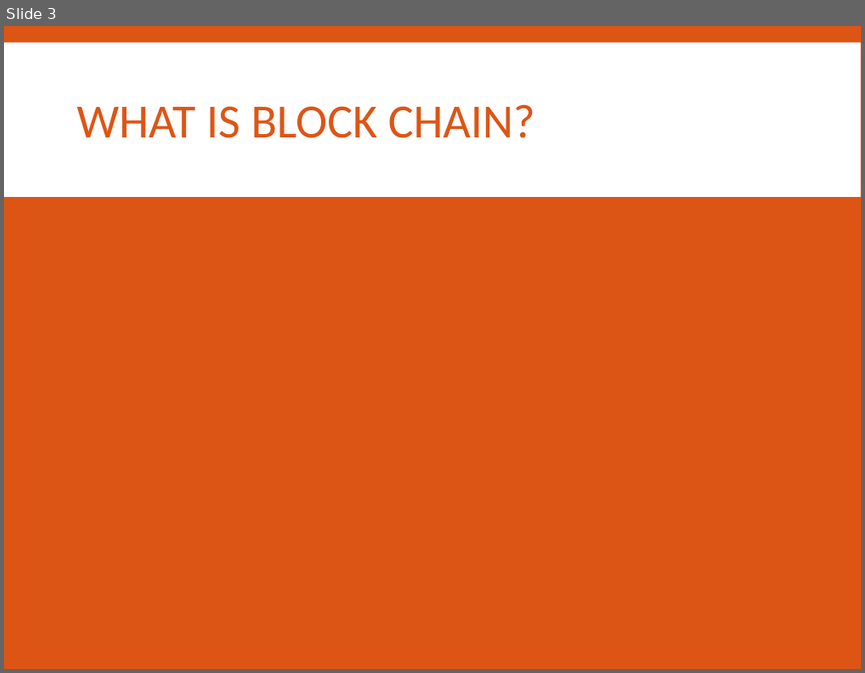
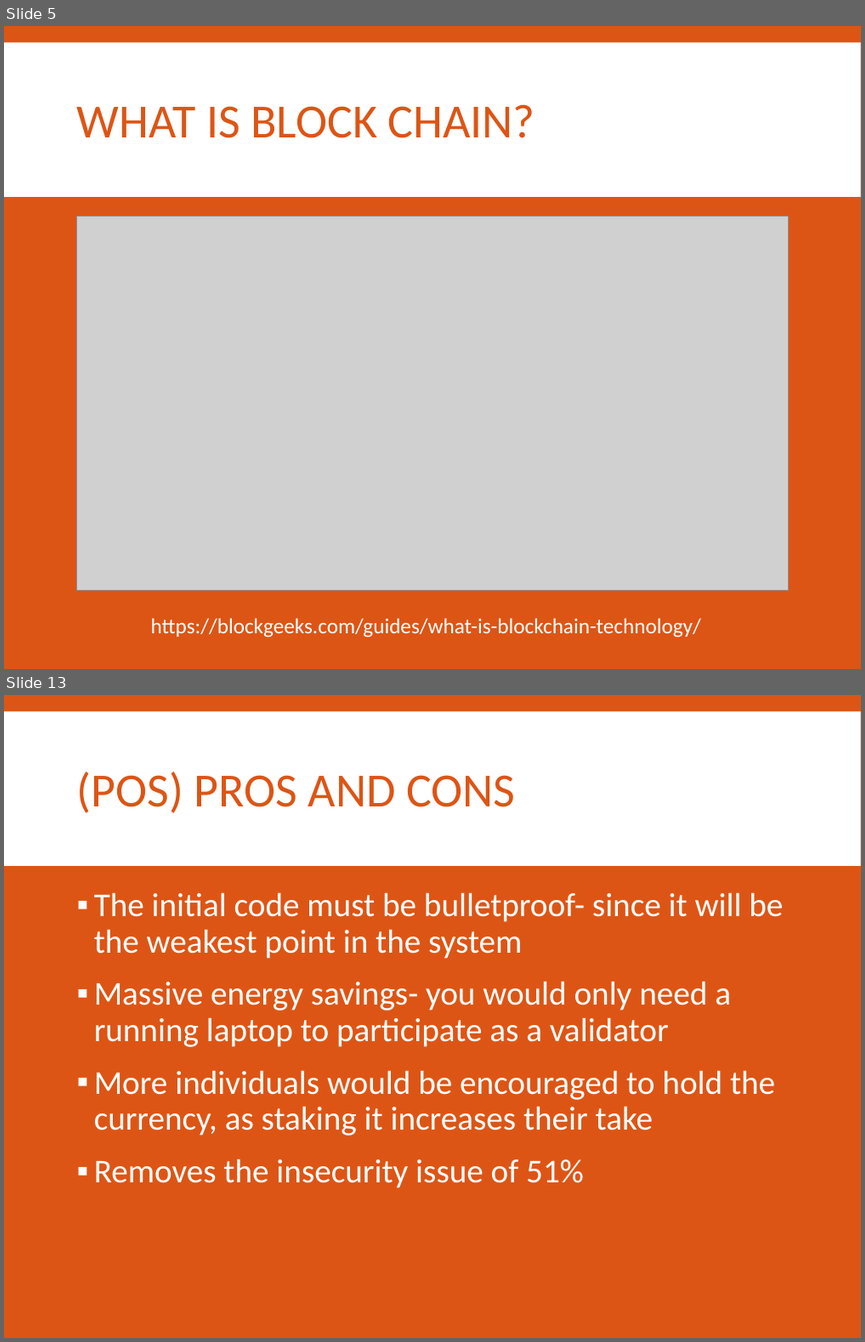
Before and after one commit to SPARC-Auburn/Documents, a slide deck: Presentations and Meeting Notes/2017-2018/Forum Topics/Block-Chain.pptx. Shown one above the other, each under a label of ours: slide 3 before the commit, slides 5 and 13 after it; the slides between them are not shown. The pictures are 865x673 and 865x1342 pixels, drawn with LibreOffice and Linux fonts; fonts in the diff are those of the drawing; grey boxes stand for pictures. Boxes give left, top, right and bottom in pixels: in the first picture for what was removed or moved away, otherwise in the second. Text is boxed around its words. In the diff, an @@ line names an element or a change of style, - is before the commit and + after.

```diff
--- a/Presentations and Meeting Notes/2017-2018/Forum Topics/Block-Chain.pptx
+++ b/Presentations and Meeting Notes/2017-2018/Forum Topics/Block-Chain.pptx
@@ slide 13 added at <box>4,695,861,1338</box>, background #DD5515; not listed: 1 template element that a slide beside it also shows @@
@@ title added at <box>77,771,515,813</box>, 40 pt, text #DD5515 @@
+(POS) PROS AND CONS
@@ text added at <box>94,892,783,1188</box>, 28 pt, text #FFFFFF @@
+▪ The initial code must be bulletproof- since it will be the weakest point in the system
+▪ Massive energy savings- you would only need a running laptop to participate as a validator
+▪ More individuals would be encouraged to hold the currency, as staking it increases their take
+▪ Removes the insecurity issue of 51%
@@ what was slide 3 is now slide 5 @@
@@ slide 5 changed as well @@
@@ picture added at <box>76,216,788,590</box> @@
@@ text added at <box>151,618,701,637</box>, 18 pt, text #FFFFFF @@
+https://blockgeeks.com/guides/what-is-blockchain-technology/
```
Also in this commit, not shown: 1 other slide changed, 16 other slides added, 6 other files.
